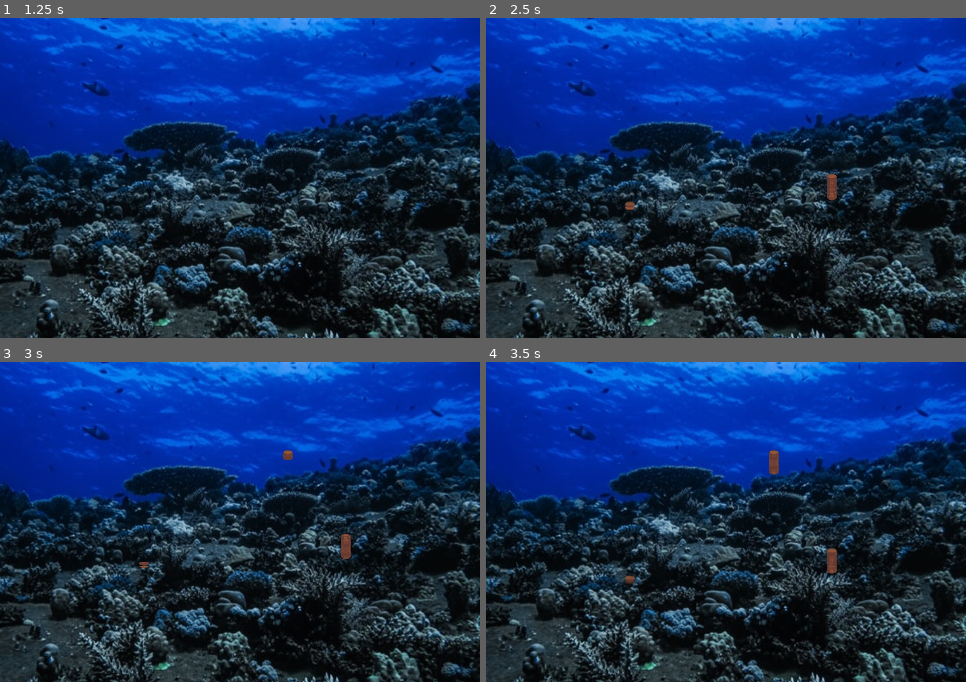
Above: before the commit, frames 1-4 (two rows, left to right).
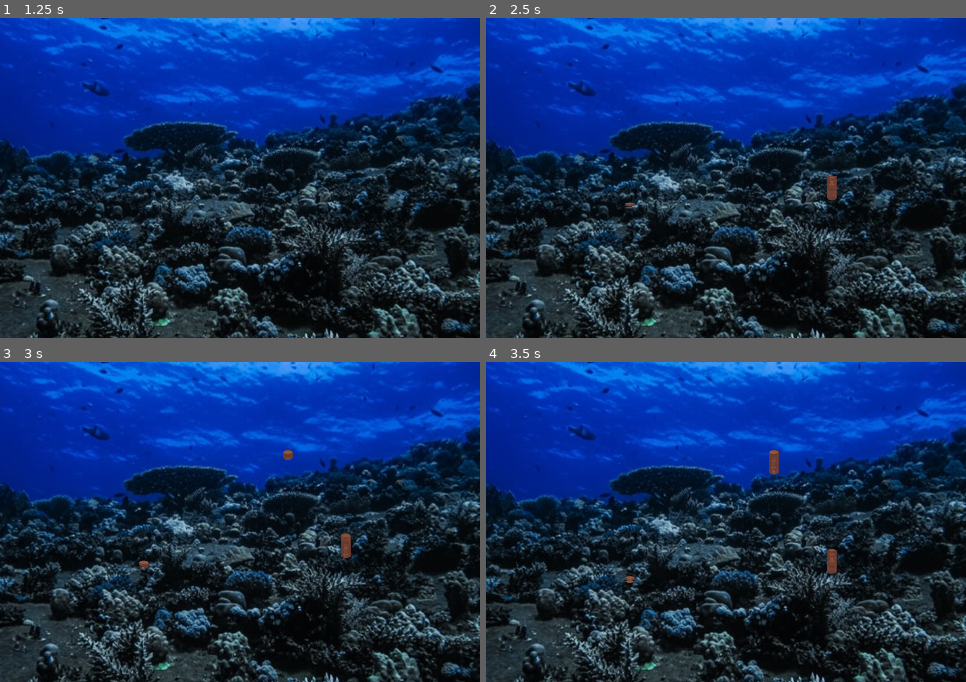
Above: after the commit, the same moments.

Repository: ducl1296/Insani_test
Game: Godot game, scene res://Menu.tscn
Same seed, same stepped clock (60 frames per second), same inputs: the game is played once before the commit and once after it.
Inputs (mouse positions are in pixels of both pictures, inside the frame that each line leads up to):
- Up to frame 1 (1.25 s): click "Start" at 0.5 s
- Up to frame 2 (2.5 s): tap Enter at 1.25 s; move the mouse to (831, 162) at 1.27 s; press the mouse at (831, 162) at 1.28 s; tap Space at 2 s; move the mouse to (630, 194) at 2.02 s; release the mouse at (630, 194) at 2.03 s; click (630, 194) at 2.1 s
- Up to frame 3 (3 s): move the mouse to (288, 451) at 2.77 s; press the mouse at (288, 451) at 2.78 s
- Up to frame 4 (3.5 s): no input

Frame 1 is identical in both runs. In frame 2, less than 0.1% of the frame differs, in the area x 28-73%, y 48-60%; in frame 3, less than 0.1%, in the area x 28-73%, y 27-65%; in frame 4, less than 0.1%.

Commit message:
Update Food.tscn

Diff:
--- a/assets/Food/Food.tscn
+++ b/assets/Food/Food.tscn
@@ -78,7 +78,7 @@
 [node name="AnimatedSprite" type="AnimatedSprite" parent="."]
 rotation = 1.5708
 frames = SubResource( 12 )
-frame = 8
+frame = 1
 speed_scale = 2.0
 playing = true
 
